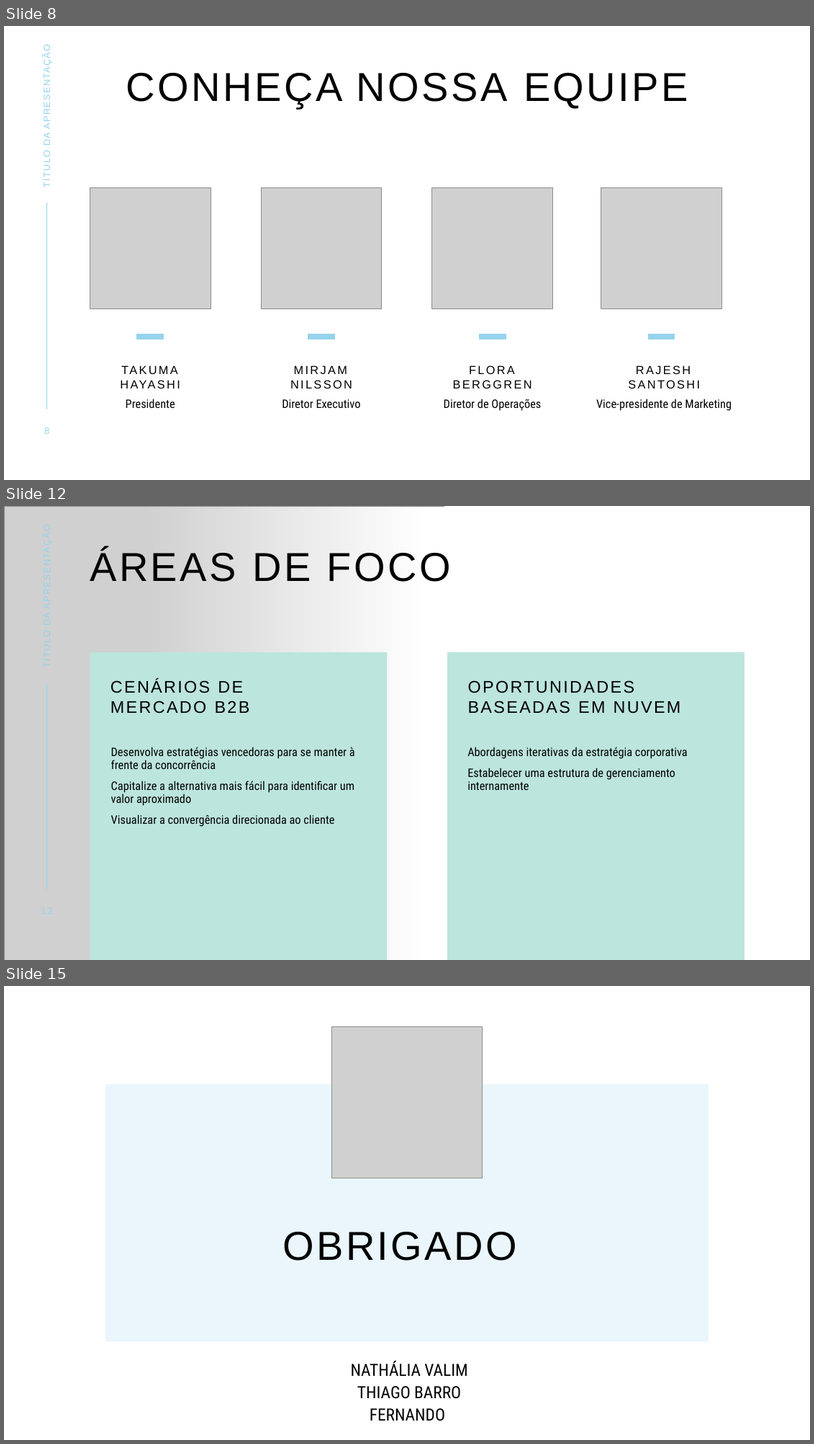
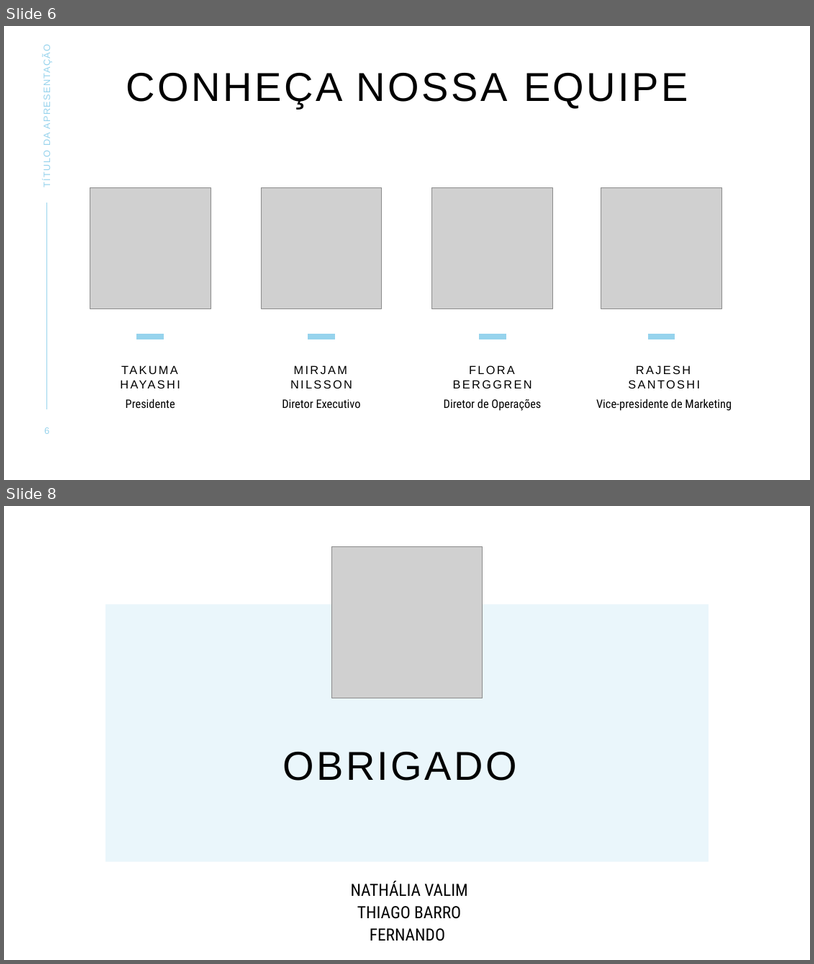
Before and after one commit to tbgbarros/PI-2-DSM2SEM, a slide deck: APRESENTAÇÕES/GPO.pptx. Shown one above the other, each under a label of ours: slides 8, 12 and 15 before the commit, slides 6 and 8 after it; the slides between them are not shown. The pictures are 814x1444 and 814x964 pixels, drawn with LibreOffice and Linux fonts; fonts in the diff are those of the drawing; grey boxes stand for pictures; background and template pictures are left out. Boxes give left, top, right and bottom in pixels: in the first picture for what was removed or moved away, otherwise in the second. Text is boxed around its words. In the diff, an @@ line names an element or a change of style, - is before the commit and + after.

```diff
--- a/APRESENTAÇÕES/GPO.pptx
+++ b/APRESENTAÇÕES/GPO.pptx
@@ slide 12 removed at [4, 506, 810, 960], background #FFFFFF @@
@@ picture removed at [4, 506, 445, 960] @@
@@ rectangle removed at [144, 507, 810, 960] @@
@@ title removed at [90, 549, 451, 582] @@
-ÁREAS DE FOCO
@@ text removed at [90, 652, 388, 960] @@
-CENÁRIOS DE MERCADO B2B
@@ text removed at [448, 652, 745, 960] @@
-OPORTUNIDADES BASEADAS EM NUVEM
@@ line removed from (47, 682) to (47, 889) @@
@@ text removed at [111, 746, 355, 826] @@
-Desenvolva estratégias vencedoras para se manter à frente da concorrência
-Capitalize a alternativa mais fácil para identificar um valor aproximado
-Visualizar a convergência direcionada ao cliente
@@ text removed at [468, 746, 688, 790] @@
-Abordagens iterativas da estratégia corporativa
-Estabelecer uma estrutura de gerenciamento internamente
@@ what was slide 8 is now slide 6 @@
@@ what was slide 15 is now slide 8 @@
```
Also in this commit, not shown: 1 slide added, 7 other slides removed.
